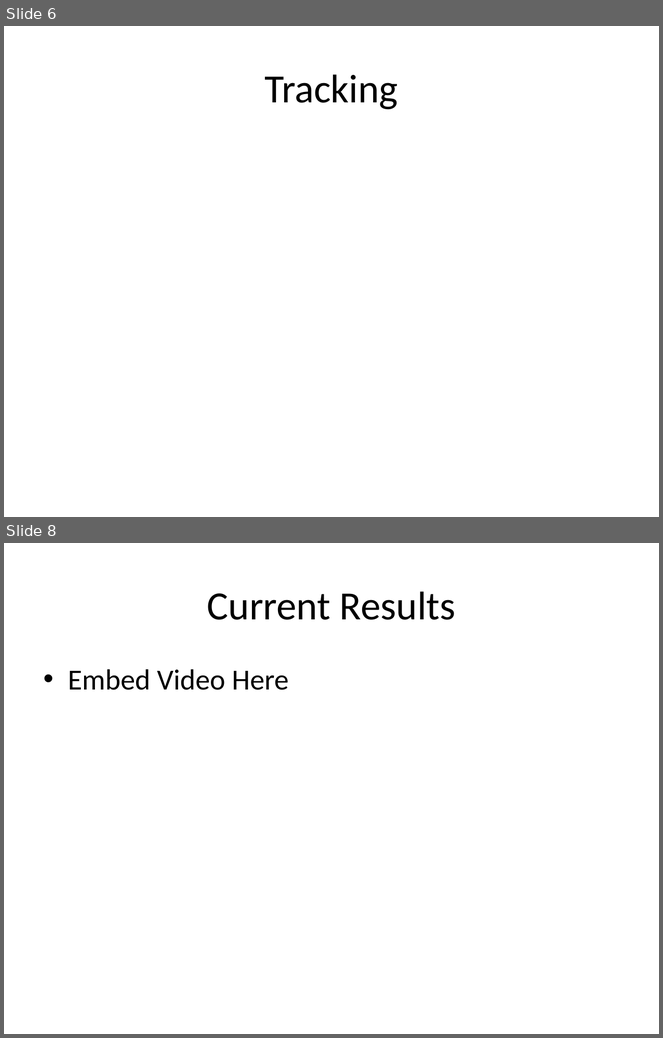
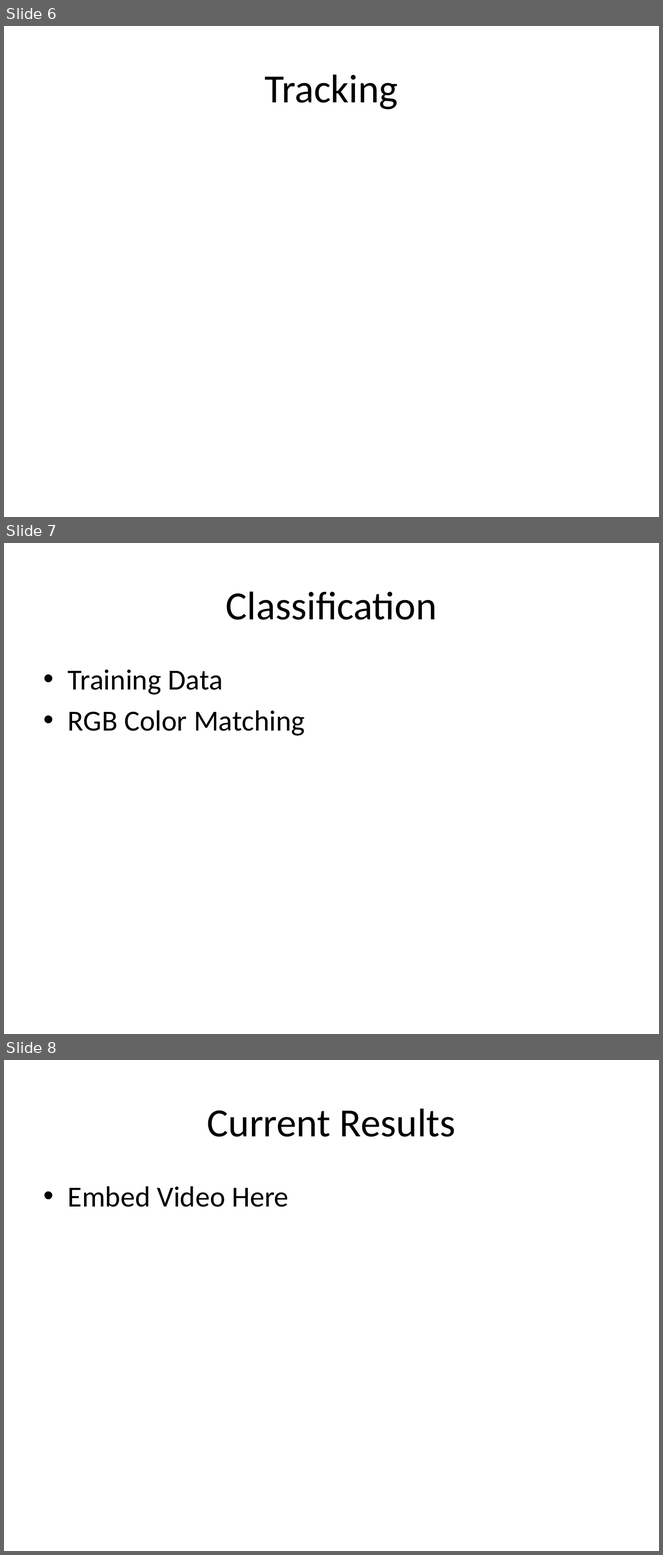
Before and after one commit to shangma/ComputerVisionFinalProject, a slide deck: Final Project.pptx. Shown one above the other, each under a label of ours: slides 6 and 8 before the commit, slides 6, 7 and 8 after it; the slides between them are not shown. The pictures are 663x1038 and 663x1555 pixels, drawn with LibreOffice and Linux fonts; fonts in the diff are those of the drawing. Boxes give left, top, right and bottom in pixels: in the first picture for what was removed or moved away, otherwise in the second. Text is boxed around its words. In the diff, an @@ line names an element or a change of style, - is before the commit and + after.

```diff
--- a/Final Project.pptx
+++ b/Final Project.pptx
@@ slide 7 added at [4,543,659,1034], background #FFFFFF @@
@@ title added at [226,591,437,620], 44 pt, text #000000 @@
+Classification
@@ text added at [68,669,305,736], 32 pt, text #000000 @@
+• Training Data
+• RGB Color Matching
```
Also in this commit, not shown: 1 slide removed, 4 other files.
